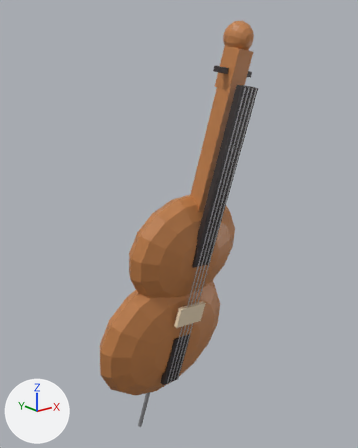
One commit to the glTF model Characters_1_Godot/Props/Cello_Carried.glb: the scene before it, then after it.
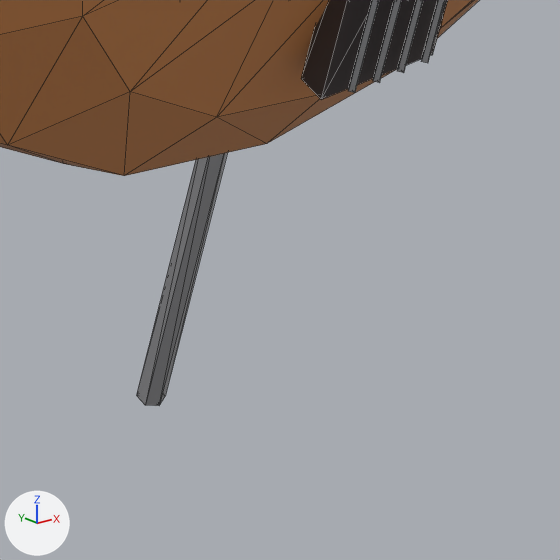
Each version appears first whole from a 50 mm lens placed at (-0.761, -0.866, 0.194), pointed at (-0.017, 0.064, -0.178), and next in a close-up on the part from 33% to 55% of the width and 83% to 100% of the height. Every picture has the same lights, and +X, +Y and +Z are marked at lower left. The older version's two pictures come first. The close-ups show mesh edges as thin lines. Where no turn or scale is listed for an object, it has been applied to the vertices.

The first close-up shows 'Cello_Endpin', 'Cello_LowerBout', 'Cello_String', 'Cello_String.001', 'Cello_Tailpiece' and 2 more.
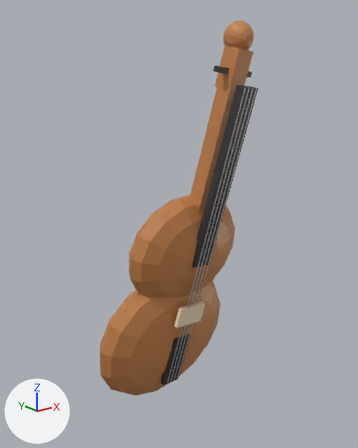
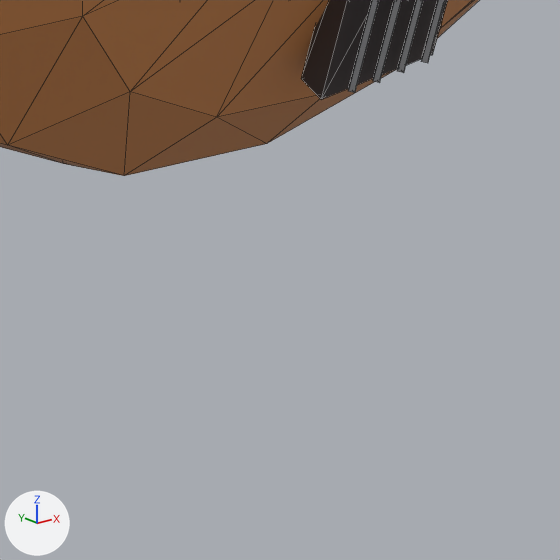
The newer file is also rescaled (x1.35), turned or shifted as a whole; pictures and numbers use the older file's frame.

Location of each change, [x1, y1, x2, y2] in pixels of the close-ups (560 x 560 px):
```json
{"object": "Cello_Endpin", "change": "deleted", "before": [137, 153, 227, 406]}
```

The change, as JSON lines over the scene's bpy script:
```json
{"op": "remove", "block": "ob_cello_endpin", "code": ["ob_cello_endpin = bpy.data.objects.new('Cello_Endpin', me_cylinder_033)", "ob_cello_endpin.location = (-0.0654, 0.1656, -0.7569)"]}
```
